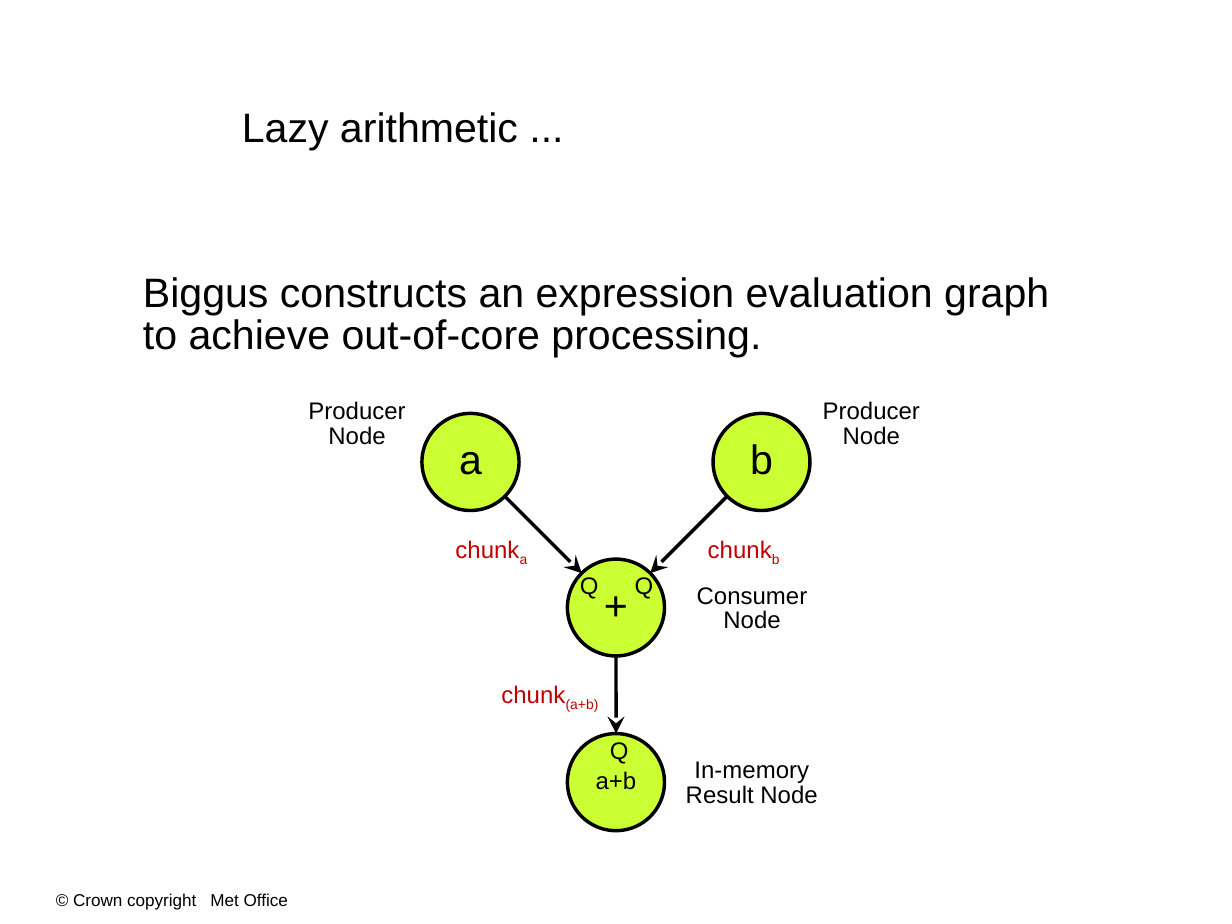
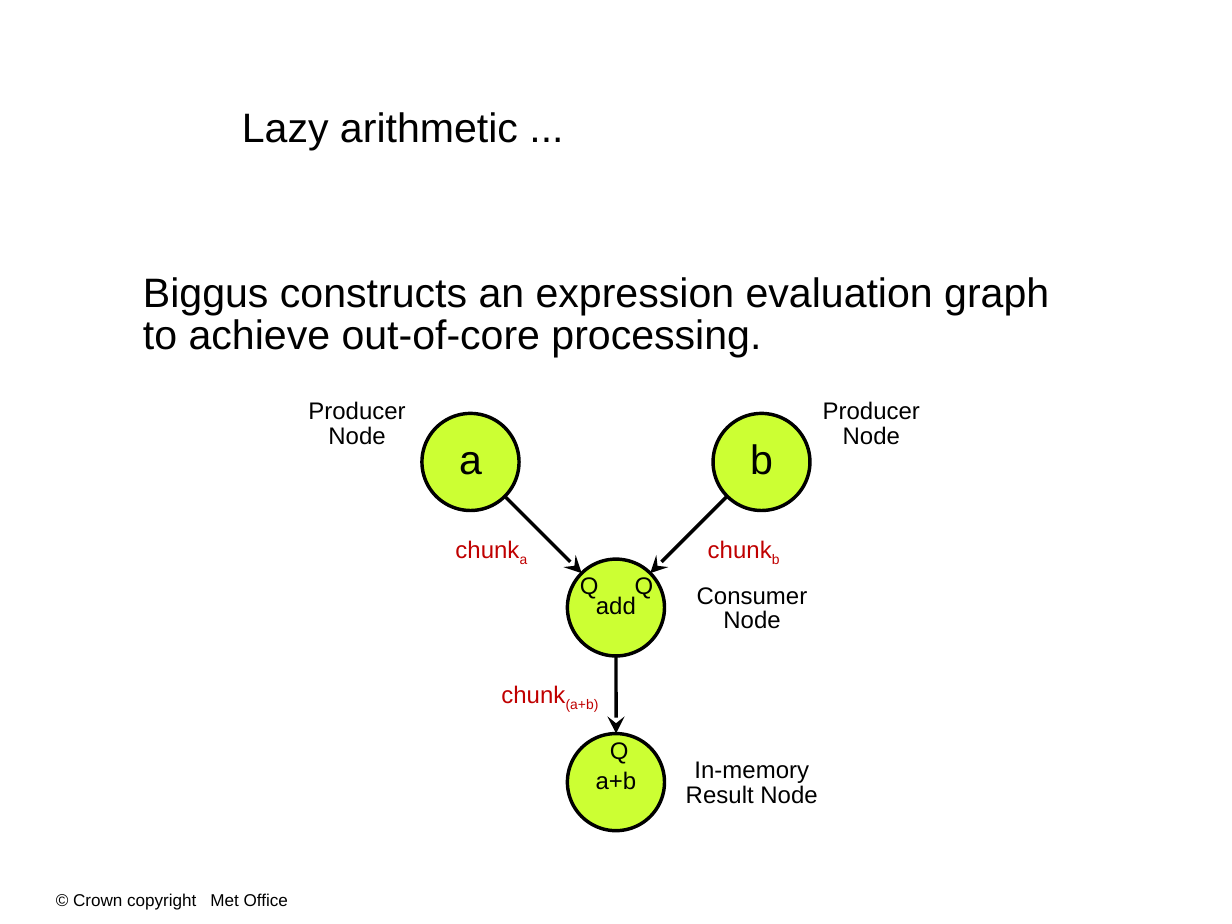
Before and after one commit to bjlittle/ams2015, a slide deck: slide 13 of talk/biggus/biggus.ppt. Drawn at 1232x924 pixels with LibreOffice and Linux fonts; fonts in the diff are those of the drawing; background and template pictures are left out. Boxes give left, top, right and bottom in pixels: in the first picture for what was removed or moved away, otherwise in the second. Text is boxed around its words. In the diff, an @@ line names an element or a change of style, - is before the commit and + after.

```diff
--- a/talk/biggus/biggus.ppt
+++ b/talk/biggus/biggus.ppt
@@ text in ellipse at bbox=[596, 596, 636, 615]: text changed; size 24 to 14 pt @@
-+
+add
```
Also in this commit, not shown: 1 other slide changed, 1 other file.
